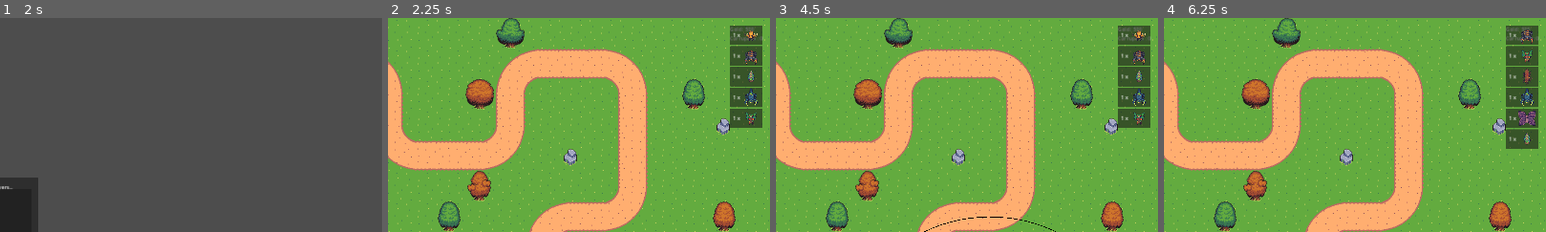
Above: before the commit, frames 1-4 (left to right).
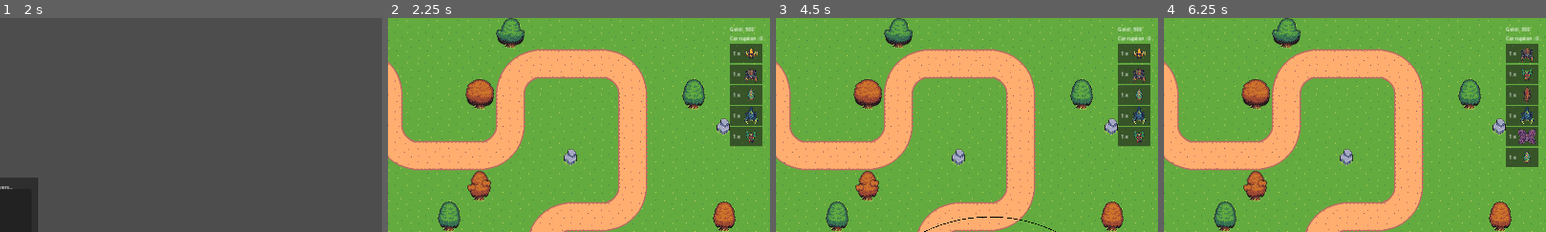
Above: after the commit, the same moments.

Repository: m-conti/melonjam2023
Game: Godot game, scene res://game.tscn
Same seed, same stepped clock (60 frames per second), same inputs: the game is played once before the commit and once after it.
Inputs (mouse positions are % of the whole screen's width and height, from its top left):
- Up to frame 1 (2 s): click (48, 47) at 0.52 s; type "Alex" at 0.6 s; click "Host" at 1.25 s
- Up to frame 2 (2.25 s): click "START!" at 2 s
- Up to frame 3 (4.5 s): click "Shop" at 2.75 s; click "Towers" at 3.5 s; click "Fire Tower" at 4.25 s
- Up to frame 4 (6.25 s): click "Ice Tower" at 5 s; click "Bomb Tower" at 5.75 s
The pictures show only the part of the screen within x 50-100%, y 0-50%; the shares and areas given below are measured in that part.

Frame 1 is identical in both runs. In frame 2, 2.6% of the frame differs, in the area x 89-98%, y 3-60%; in frame 3, 2.6%; in frame 4, 3.2%, in the area x 89-98%, y 3-70%.

Commit message:
fix top right superposing bug

Diff:
--- a/HUD/HUDPlayer.gd
+++ b/HUD/HUDPlayer.gd
@@ -37,13 +37,13 @@
 		$Shop/BoxContainer/Towers.hide()
 
 func _on_gold_changed(value: int):
-	$TopRightContainer/PlayerData/Gold.text = "Gold : " + str(value)
+	$TopRightContainer/Container/PlayerData/Gold.text = "Gold : " + str(value)
 
 func _on_corruption_changed(value: int):
-	$TopRightContainer/PlayerData/Corruption.text = "Corruption : " + str(value)
+	$TopRightContainer/Container/PlayerData/Corruption.text = "Corruption : " + str(value)
 
 func _on_wave_changed(new_wave: Dictionary):
-	for child in $TopRightContainer/NextWave.get_children():
+	for child in $TopRightContainer/Container/NextWave.get_children():
 		child.queue_free()
 
 	for monster in new_wave:
@@ -58,4 +58,4 @@
 		new_mob_info.get_node("MonsterInfo/TextureRect").expand_mode = 1
 		new_mob_info.get_node("MonsterInfo/TextureRect").custom_minimum_size = Vector2.ONE * 64.
 
-		$TopRightContainer/NextWave.add_child(new_mob_info)
+		$TopRightContainer/Container/NextWave.add_child(new_mob_info)
--- a/HUD/HUDPlayer.tscn
+++ b/HUD/HUDPlayer.tscn
@@ -157,24 +157,27 @@
 anchors_preset = 1
 anchor_left = 1.0
 anchor_right = 1.0
-offset_left = -40.0
-offset_bottom = 50.0
+offset_left = -49.0
+offset_bottom = 98.0
 grow_horizontal = 0
 theme_override_constants/margin_left = 24
 theme_override_constants/margin_top = 24
 theme_override_constants/margin_right = 24
 theme_override_constants/margin_bottom = 24
 
-[node name="PlayerData" type="VBoxContainer" parent="TopRightContainer"]
+[node name="Container" type="VBoxContainer" parent="TopRightContainer"]
 layout_mode = 2
 
-[node name="Gold" type="Label" parent="TopRightContainer/PlayerData"]
+[node name="PlayerData" type="VBoxContainer" parent="TopRightContainer/Container"]
 layout_mode = 2
 
-[node name="Corruption" type="Label" parent="TopRightContainer/PlayerData"]
+[node name="Gold" type="Label" parent="TopRightContainer/Container/PlayerData"]
 layout_mode = 2
 
-[node name="NextWave" type="VBoxContainer" parent="TopRightContainer"]
+[node name="Corruption" type="Label" parent="TopRightContainer/Container/PlayerData"]
+layout_mode = 2
+
+[node name="NextWave" type="VBoxContainer" parent="TopRightContainer/Container"]
 layout_mode = 2
 
 [connection signal="toggled" from="Shop" to="Shop" method="_on_toggled"]
